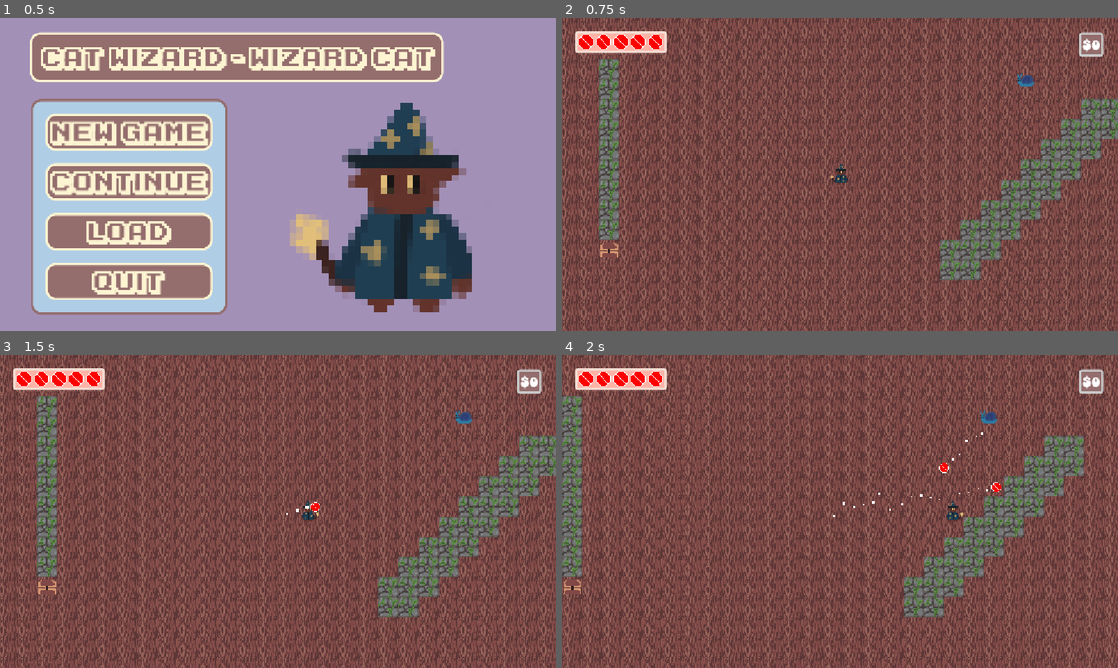
Above: before the commit, frames 1-4 (two rows, left to right).
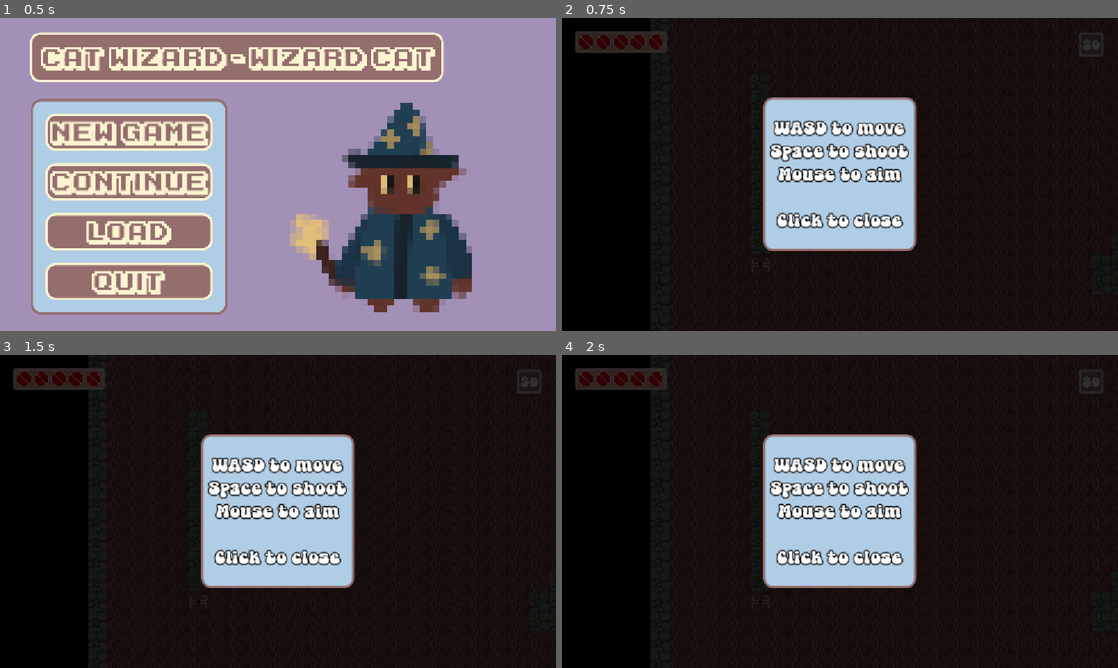
Above: after the commit, the same moments.

Repository: teganmy/wizard-cat-cat-wizard
Game: Godot game, scene res://main.tscn
The game is run twice, just before and just after one commit, with the same random seed, the same clock (stepped at 60 frames per second) and the same inputs.
Inputs (mouse positions are in pixels of both pictures, inside the frame that each line leads up to):
- Up to frame 1 (0.5 s): no input
- Up to frame 2 (0.75 s): click "New Game" at 0.5 s
- Up to frame 3 (1.5 s): tap Enter (interact) at 1.25 s; move the mouse to (400, 495) at 1.27 s; hold Right (player_right) from 1.28 s (still down); tap Space (fire) at 1.35 s
- Up to frame 4 (2 s): keep holding Right (player_right)

Frame 1 is identical in both runs. In frame 2, 100% of the frame differs, in the area x 0-100%, y 0-100%; in frame 3, 100%; in frame 4, 100%.

Commit message:
Added tutorial pop-up

Diff:
--- a/wizard-cat-game/assets/hud.gd
+++ b/wizard-cat-game/assets/hud.gd
@@ -1,9 +1,16 @@
-extends MarginContainer
+extends Control
 
-@onready var money_label := $MoneyLabel
+@onready var money_label := $MarginContainer/MoneyLabel
 
 func _ready() -> void:
 	PlayerState.currency_changed.connect(_on_currency_changed)
+	$TutorialPopup.popup_centered()
+	get_tree().set_deferred("paused", true)
+	$PauseRect.show()
 
 func _on_currency_changed(new: int) -> void:
 	money_label.text = "$%s" % new
+
+func _on_tutorial_popup_popup_hide() -> void:
+	get_tree().set_deferred("paused", false)
+	$PauseRect.hide()
--- a/wizard-cat-game/assets/hud.tscn
+++ b/wizard-cat-game/assets/hud.tscn
@@ -20,10 +20,30 @@
 expand_margin_right = 2.0
 expand_margin_bottom = 2.0
 
+[sub_resource type="StyleBoxFlat" id="StyleBoxFlat_quk1y"]
+content_margin_left = 10.0
+content_margin_top = 10.0
+content_margin_right = 10.0
+content_margin_bottom = 10.0
+bg_color = Color(0.6901961, 0.8039216, 0.9019608, 1)
+border_width_left = 5
+border_width_top = 5
+border_width_right = 5
+border_width_bottom = 5
+border_color = Color(0.5803922, 0.42745098, 0.42745098, 1)
+corner_radius_top_left = 20
+corner_radius_top_right = 20
+corner_radius_bottom_right = 20
+corner_radius_bottom_left = 20
+corner_detail = 10
+
 [sub_resource type="Theme" id="Theme_1m68m"]
 default_font = ExtResource("5_1m68m")
+default_font_size = 40
 HBoxContainer/constants/separation = 20
 Label/styles/normal = SubResource("StyleBoxFlat_gudfk")
+PopupPanel/styles/panel = SubResource("StyleBoxFlat_quk1y")
+RichTextLabel/constants/outline_size = 10
 
 [sub_resource type="LabelSettings" id="LabelSettings_gudfk"]
 font = ExtResource("5_1m68m")
@@ -50,7 +70,8 @@
 expand_margin_right = 5.0
 expand_margin_bottom = 5.0
 
-[node name="HUD" type="MarginContainer" unique_id=1347274040]
+[node name="HUD" type="Control" unique_id=1381849764]
+layout_mode = 3
 anchors_preset = 15
 anchor_right = 1.0
 anchor_bottom = 1.0
@@ -59,23 +80,69 @@
 theme = SubResource("Theme_1m68m")
 script = ExtResource("1_px13d")
 
-[node name="MoneyLabel" type="Label" parent="." unique_id=2027048716]
+[node name="MarginContainer" type="MarginContainer" parent="." unique_id=414647905]
+layout_mode = 1
+anchors_preset = 15
+anchor_right = 1.0
+anchor_bottom = 1.0
+grow_horizontal = 2
+grow_vertical = 2
+
+[node name="MoneyLabel" type="Label" parent="MarginContainer" unique_id=2027048716]
 layout_mode = 2
 size_flags_horizontal = 8
 size_flags_vertical = 0
 text = "$0"
 label_settings = SubResource("LabelSettings_gudfk")
 
-[node name="LifePanel" type="PanelContainer" parent="." unique_id=932874024]
+[node name="LifePanel" type="PanelContainer" parent="MarginContainer" unique_id=932874024]
 layout_mode = 2
 size_flags_horizontal = 0
 size_flags_vertical = 0
 theme_override_styles/panel = SubResource("StyleBoxFlat_1m68m")
 
-[node name="LifeContainer" type="HBoxContainer" parent="LifePanel" unique_id=121664328]
+[node name="LifeContainer" type="HBoxContainer" parent="MarginContainer/LifePanel" unique_id=121664328]
 texture_filter = 1
 layout_mode = 2
 size_flags_horizontal = 0
 size_flags_vertical = 0
 script = ExtResource("1_knk3d")
 heart_texture = ExtResource("3_uj4j1")
+
+[node name="PauseRect" type="ColorRect" parent="." unique_id=901214118]
+visible = false
+layout_mode = 1
+anchors_preset = 15
+anchor_right = 1.0
+anchor_bottom = 1.0
+grow_horizontal = 2
+grow_vertical = 2
+color = Color(0, 0, 0, 0.80784315)
+
+[node name="TutorialPopup" type="PopupPanel" parent="." unique_id=1060345629]
+process_mode = 3
+title = "Tutorial"
+size = Vector2i(320, 320)
+
+[node name="RichTextLabel" type="RichTextLabel" parent="TutorialPopup" unique_id=297986719]
+anchors_preset = 8
+anchor_left = 0.5
+anchor_top = 0.5
+anchor_right = 0.5
+anchor_bottom = 0.5
+offset_left = -150.0
+offset_top = -150.0
+offset_right = 150.0
+offset_bottom = 150.0
+grow_horizontal = 2
+grow_vertical = 2
+text = "WASD to move
+Space to shoot
+Mouse to aim
+
+Click to close"
+fit_content = true
+horizontal_alignment = 1
+vertical_alignment = 1
+
+[connection signal="popup_hide" from="TutorialPopup" to="." method="_on_tutorial_popup_popup_hide"]
--- a/wizard-cat-game/levels/level_1.tscn
+++ b/wizard-cat-game/levels/level_1.tscn
@@ -19,12 +19,11 @@
 tile_set = ExtResource("2_bt44k")
 
 [node name="SpawnPoint" type="Marker2D" parent="." unique_id=1639797245]
-position = Vector2(544, 312)
+position = Vector2(303, 289)
 
 [node name="HUDLayer" type="CanvasLayer" parent="." unique_id=865870252]
 
 [node name="HUD" parent="HUDLayer" unique_id=675684008 instance=ExtResource("4_kx6l7")]
-anchors_preset = 15
 metadata/_edit_lock_ = true
 
 [node name="EnemySpawns" type="Node2D" parent="." unique_id=466600468]
